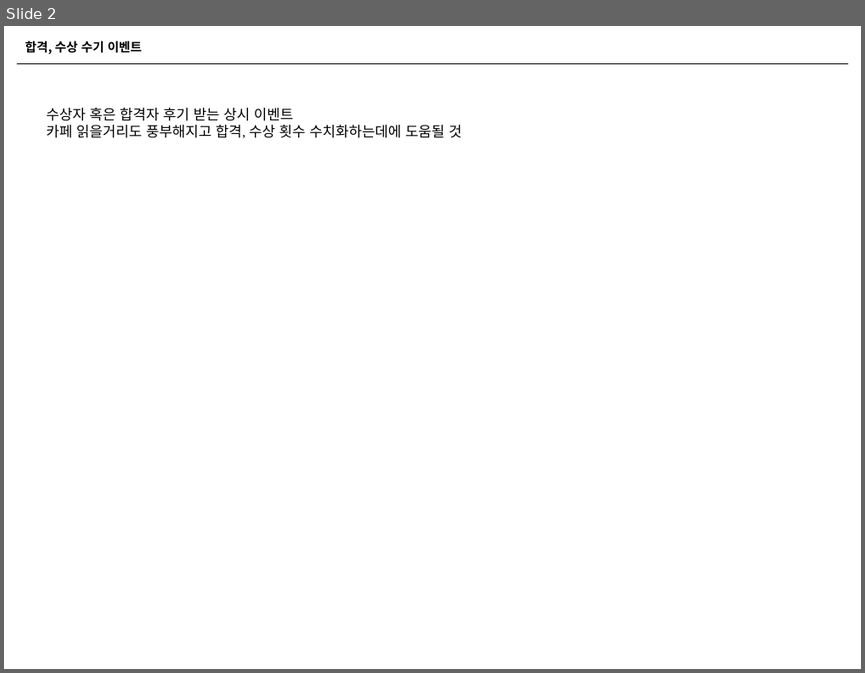
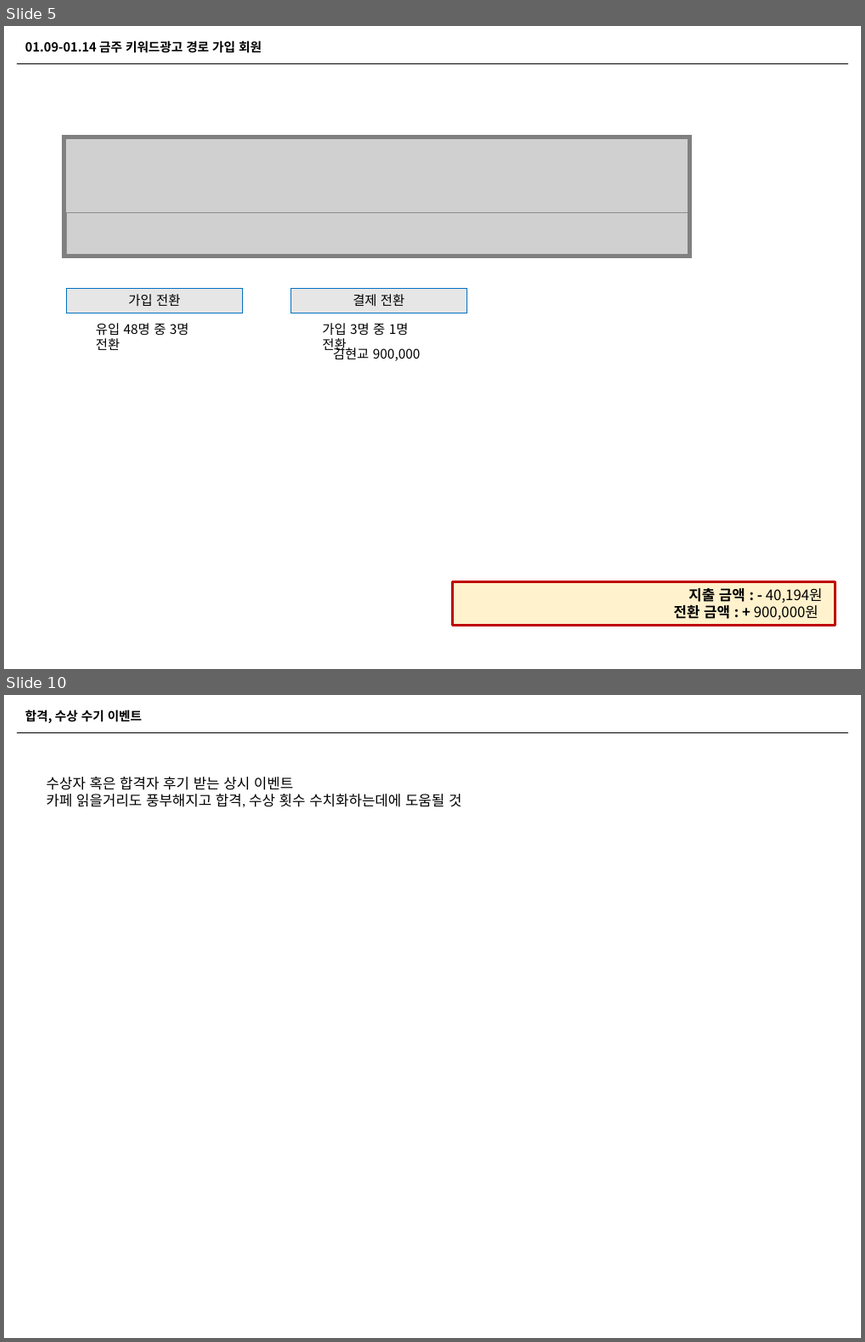
Before and after one commit to naxvinci/marketing, a slide deck: 업무보고0115.pptx. Shown one above the other, each under a label of ours: slide 2 before the commit, slides 5 and 10 after it; the slides between them are not shown. The pictures are 865x673 and 865x1342 pixels, drawn with LibreOffice and Linux fonts; fonts in the diff are those of the drawing; grey boxes stand for pictures. Boxes give left, top, right and bottom in pixels: in the first picture for what was removed or moved away, otherwise in the second. Text is boxed around its words. In the diff, an @@ line names an element or a change of style, - is before the commit and + after.

Commit message:
20210115

```diff
--- a/업무보고0115.pptx
+++ b/업무보고0115.pptx
@@ slide 5 added at box(4, 26, 861, 669), background #FFFFFF @@
@@ text added at box(25, 40, 262, 53), 10.5 pt, text #000000, bold @@
+01.09-01.14 금주 키워드광고 경로 가입 회원
@@ line added from (17, 63) to (848, 63), #000000 0.5 pt @@
@@ picture added at box(64, 136, 689, 216) @@
@@ rectangle added at box(64, 136, 689, 256), outline #808080 3.5 pt @@
@@ picture added at box(67, 213, 691, 256) @@
@@ rectangle added at box(67, 288, 243, 313), fill #E7E6E6, outline #0070C0 0.75 pt, 11 pt, text #000000 @@
+가입 전환
@@ rectangle added at box(291, 288, 467, 313), fill #E7E6E6, outline #0070C0 0.75 pt, 11 pt, text #000000 @@
+결제 전환
@@ text added at box(96, 323, 189, 350), 11 pt, text #000000 @@
+유입 48명 중 3명 전환
@@ text added at box(322, 323, 409, 353), 11 pt, text #000000 @@
+가입 3명 중 1명 전환
@@ text added at box(333, 346, 420, 361), 11 pt, text #000000 @@
+김현교 900,000
@@ rectangle added at box(453, 582, 835, 625), fill #FFF2CC, outline #C00000 2 pt, 12 pt, text #000000 @@
+지출 금액 : - 40,194원
+전환 금액 : + 900,000원
@@ what was slide 2 is now slide 10 @@
```
Also in this commit, not shown: 2 slides changed, 7 other slides added, 2 slides removed.
